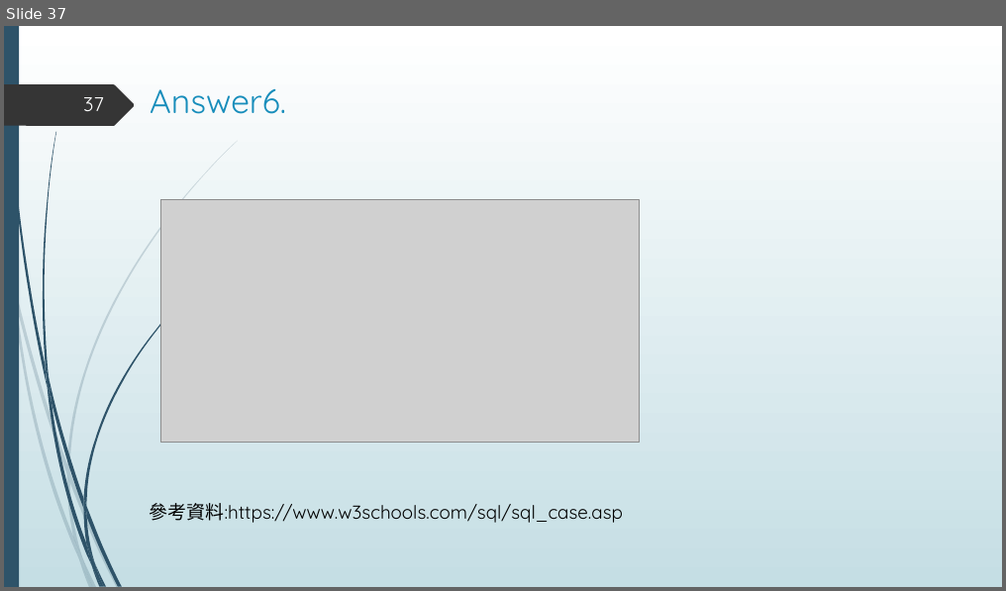
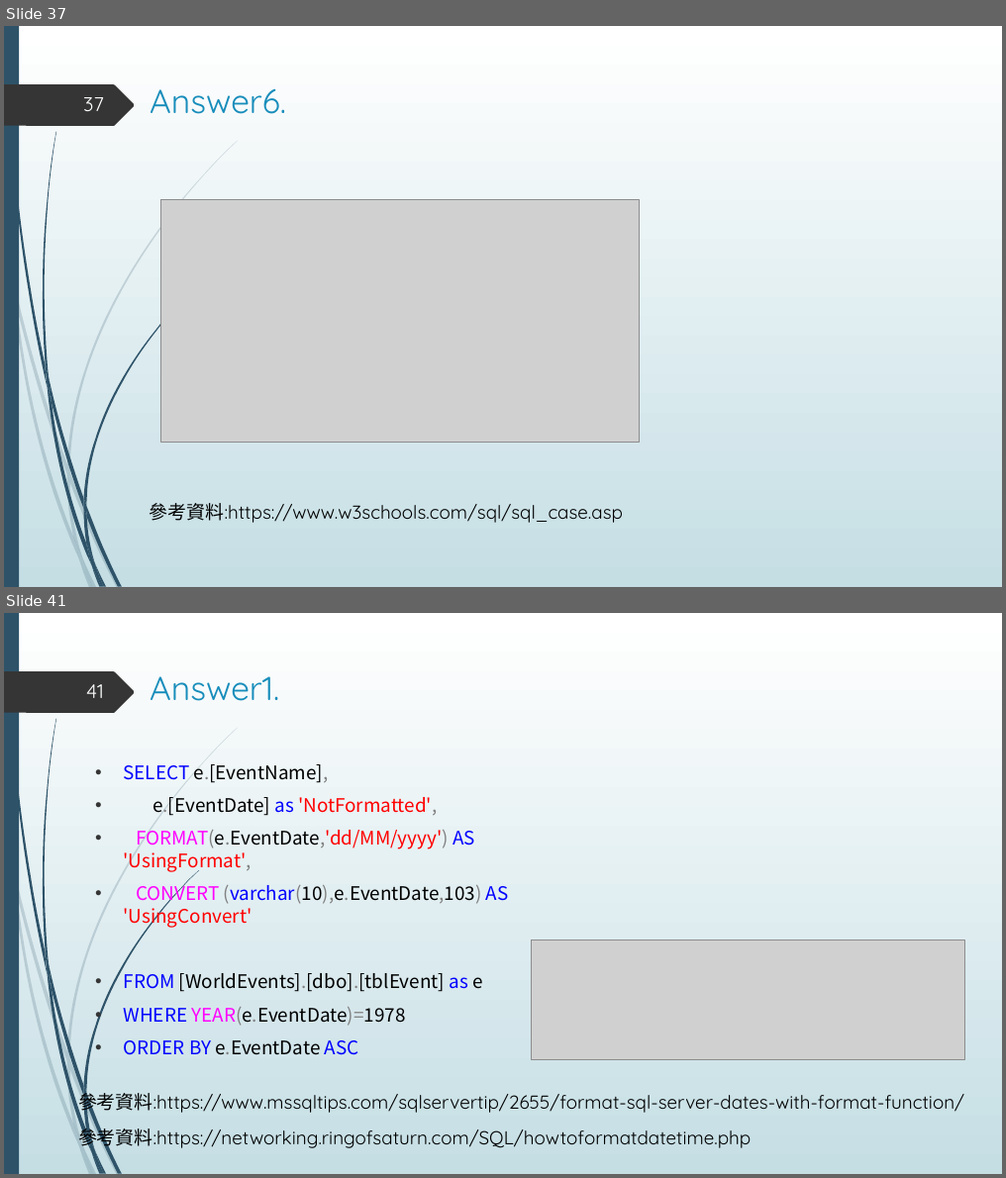
Before and after one commit to hsu0808/mssql-learning-2023-summer, a slide deck: sql answer.pptx. Shown one above the other, each under a label of ours: slide 37 before the commit, slides 37 and 41 after it; the slides between them are not shown. The pictures are 1006x591 and 1006x1178 pixels, drawn with LibreOffice and Linux fonts; fonts in the diff are those of the drawing; grey boxes stand for pictures. Boxes give left, top, right and bottom in pixels: in the first picture for what was removed or moved away, otherwise in the second. Text is boxed around its words. In the diff, an @@ line names an element or a change of style, - is before the commit and + after.

Commit message:
update sql answer

```diff
--- a/sql answer.pptx
+++ b/sql answer.pptx
@@ slide 41 added at (x1=4, y1=613, x2=1002, y2=1174), background gradient #FFFFFF to #C5DEE5; not listed: 24 template elements that a slide beside it also shows @@
@@ page number added at (x1=86, y1=684, x2=104, y2=698), 19 pt, text #FEFFFF @@
+41
@@ title added at (x1=150, y1=676, x2=279, y2=701), 32 pt, text #178DBB @@
+Answer1.
@@ text added at (x1=124, y1=764, x2=509, y2=1056), 18 pt, text #000000 @@
+• SELECT e.[EventName],
+• e.[EventDate] as 'NotFormatted',
+• FORMAT(e.EventDate,'dd/MM/yyyy') AS 'UsingFormat',
+• CONVERT (varchar(10),e.EventDate,103) AS 'UsingConvert'
+• FROM [WorldEvents].[dbo].[tblEvent] as e
+• WHERE YEAR(e.EventDate)=1978
+• ORDER BY e.EventDate ASC
@@ picture added at (x1=531, y1=941, x2=964, y2=1060) @@
@@ text added at (x1=78, y1=1090, x2=964, y2=1115), 18 pt, text #000000 @@
+參考資料:https://www.mssqltips.com/sqlservertip/2655/format-sql-server-dates-with-format-function/
@@ text added at (x1=78, y1=1126, x2=750, y2=1151), 18 pt, text #000000 @@
+參考資料:https://networking.ringofsaturn.com/SQL/howtoformatdatetime.php
```
Also in this commit, not shown: 9 other slides added, 1 other file.
